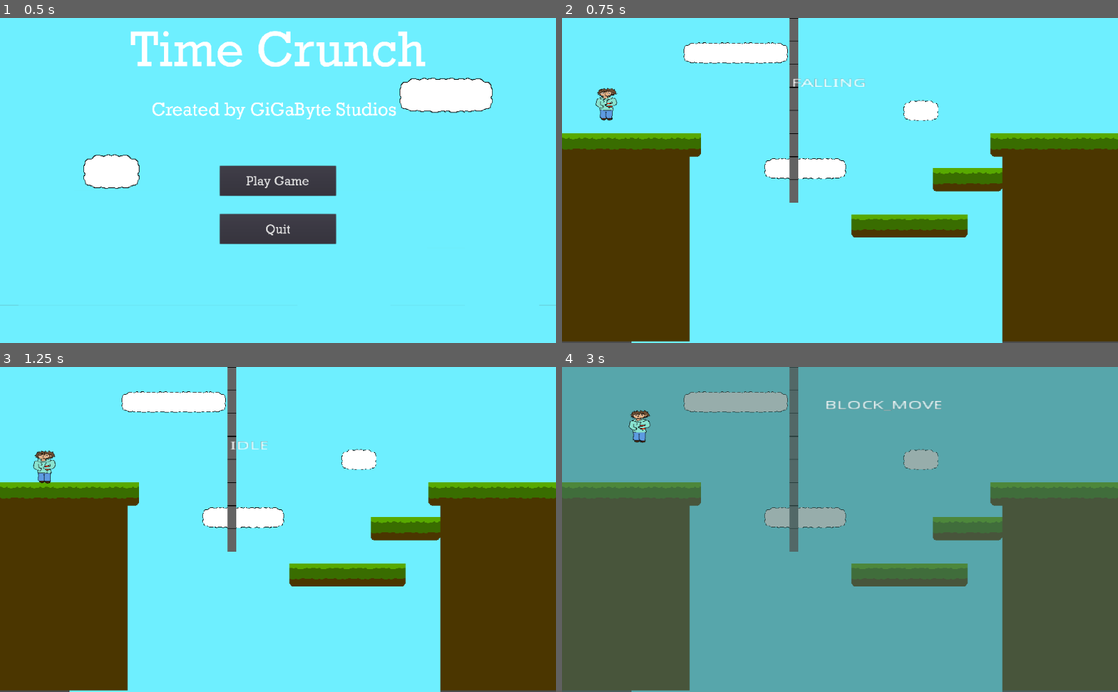
Above: before the commit, frames 1-4 (two rows, left to right).
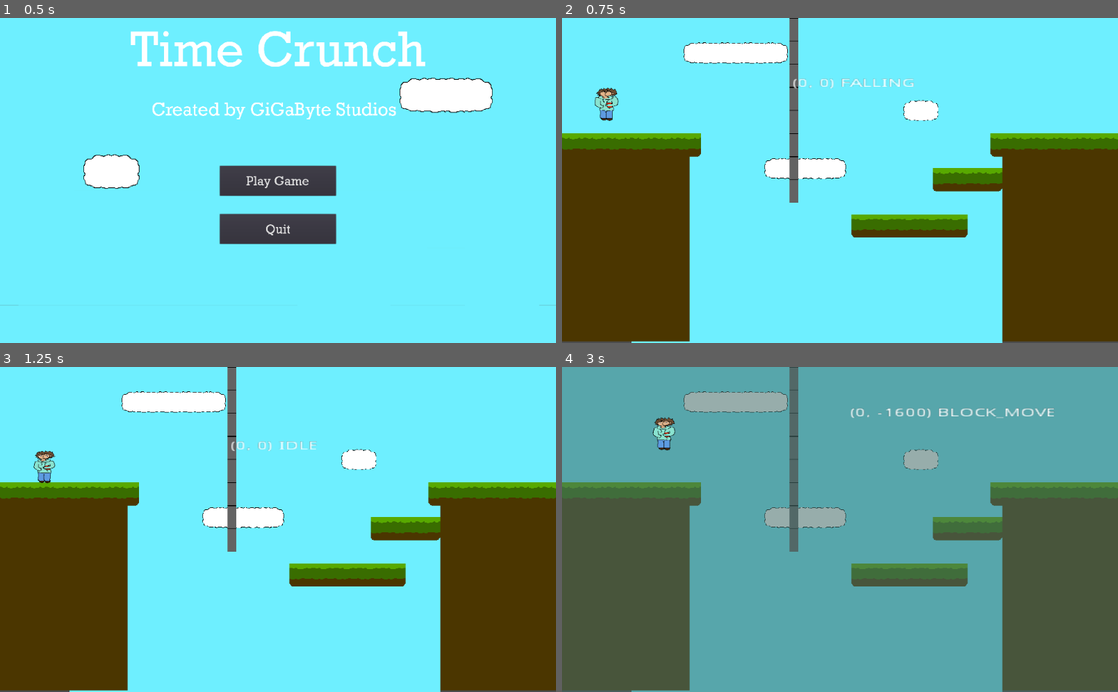
Above: after the commit, the same moments.

Repository: AspireToDev/Final-Project-Game-Jam
Game: Godot game, scene res://UI/Start.tscn
The game is run twice, just before and just after one commit, with the same random seed, the same clock (stepped at 60 frames per second) and the same inputs.
Inputs:
- Up to frame 1 (0.5 s): no input
- Up to frame 2 (0.75 s): click "Play Game" at 0.5 s
- Up to frame 3 (1.25 s): no input
- Up to frame 4 (3 s): hold W (jump) 1.28-2.03 s; hold D (right) 1.28-2.78 s; tap Q (eat_chip) at 2.1 s; tap W (jump) at 2.27, 2.3, 2.57 s; hold A (left) from 2.78 s (still down); hold W (jump) from 2.78 s (still down); tap E (mode_switch) at 2.85 s

Frame 1 is identical in both runs. In frame 2, 0.4% of the frame differs, in the area x 5-64%, y 18-32%; in frame 3, 0.3%; in frame 4, 1.2%, in the area x 12-89%, y 10-26%.

Commit message:
Holy Crap the movement works

Diff:
--- /dev/null
+++ b/Project/Camera2.gd
@@ -0,0 +1,12 @@
+extends Camera2D
+
+onready var camera1 = get_node_or_null("/root/Game/Camera1")
+
+
+func _ready():
+	pass
+
+
+
+func _on_Level_2_body_entered(body):
+	pass
--- a/Project/Game.tscn
+++ b/Project/Game.tscn
@@ -1,16 +1,17 @@
-[gd_scene load_steps=36 format=2]
-
-[ext_resource path="res://Eat.gd" type="Script" id=1]
+[gd_scene load_steps=38 format=2]
+
+[ext_resource path="res://StateMachine/Eat.gd" type="Script" id=1]
 [ext_resource path="res://Player/Player.gd" type="Script" id=2]
-[ext_resource path="res://Idle.gd" type="Script" id=3]
+[ext_resource path="res://StateMachine/Idle.gd" type="Script" id=3]
 [ext_resource path="res://Player/StateMachine.gd" type="Script" id=4]
-[ext_resource path="res://Falling.gd" type="Script" id=5]
-[ext_resource path="res://Moving_and_jumping.gd" type="Script" id=6]
-[ext_resource path="res://Block_move.gd" type="Script" id=7]
-[ext_resource path="res://Moving.gd" type="Script" id=8]
-[ext_resource path="res://Jumping.gd" type="Script" id=9]
+[ext_resource path="res://StateMachine/Falling.gd" type="Script" id=5]
+[ext_resource path="res://StateMachine/Moving_and_jumping.gd" type="Script" id=6]
+[ext_resource path="res://StateMachine/Block_move.gd" type="Script" id=7]
+[ext_resource path="res://StateMachine/Moving.gd" type="Script" id=8]
+[ext_resource path="res://StateMachine/Jumping.gd" type="Script" id=9]
 [ext_resource path="res://Assets/Tilesheet.png" type="Texture" id=10]
 [ext_resource path="res://Assets/Time Crunch!.wav" type="AudioStream" id=11]
+[ext_resource path="res://Camera2.gd" type="Script" id=12]
 [ext_resource path="res://Assets/Idle Sprite sheet.png" type="Texture" id=13]
 
 [sub_resource type="TileSet" id=26]
@@ -357,6 +358,9 @@
 "speed": 9.0
 } ]
 
+[sub_resource type="RectangleShape2D" id=27]
+extents = Vector2( 65, 258 )
+
 [node name="Game" type="Node2D"]
 
 [node name="Background" type="TileMap" parent="."]
@@ -382,6 +386,9 @@
 position = Vector2( 269, 441 )
 scale = Vector2( 2.5, 1.5 )
 script = ExtResource( 2 )
+move_speed = 40
+max_move = 150
+leap_speed = 100
 
 [node name="State" type="Label" parent="Player"]
 anchor_left = 0.5
@@ -398,7 +405,7 @@
 [node name="AnimatedSprite" type="AnimatedSprite" parent="Player"]
 frames = SubResource( 14 )
 animation = "Idle"
-frame = 19
+frame = 4
 playing = true
 
 [node name="CollisionPolygon2D" type="CollisionPolygon2D" parent="Player"]
@@ -421,7 +428,7 @@
 [node name="Jumping" type="Node" parent="Player/StateMachine"]
 script = ExtResource( 9 )
 
-[node name="Moving_and_jumping" type="Node" parent="Player/StateMachine"]
+[node name="Moving_and_Jumping" type="Node" parent="Player/StateMachine"]
 script = ExtResource( 6 )
 
 [node name="Falling" type="Node" parent="Player/StateMachine"]
@@ -448,6 +455,7 @@
 position = Vector2( 3072, 0 )
 anchor_mode = 0
 zoom = Vector2( 3, 3 )
+script = ExtResource( 12 )
 
 [node name="Camera3" type="Camera2D" parent="."]
 position = Vector2( 6144, 0 )
@@ -463,3 +471,12 @@
 position = Vector2( 12288, 0 )
 anchor_mode = 0
 zoom = Vector2( 3, 3 )
+
+[node name="Level_2" type="Area2D" parent="."]
+position = Vector2( 3024, 638 )
+
+[node name="CollisionShape2D" type="CollisionShape2D" parent="Level_2"]
+position = Vector2( 47, -275 )
+shape = SubResource( 27 )
+
+[connection signal="body_entered" from="Level_2" to="Camera2" method="_on_Level_2_body_entered"]
--- a/Project/Player/Player.gd
+++ b/Project/Player/Player.gd
@@ -18,9 +18,13 @@
 export var max_leap = 200
 
 func _ready():
-	$StateMachine.set_state("Idle")
+	SM.set_state("Idle")
 
 func _physics_process(_delta):
-	velocity.x = clamp(velocity.x,-max_move,max_move)
-	if $State.text != String(SM.state_name):
-		$State.text = String(SM.state_name)
+	if Input.is_action_pressed("jump"):
+		jump_power.y = clamp(jump_power.y - jump_speed, -max_jump, 0)
+	else:
+		jump_power.y = clamp(jump_power.y + jump_speed, -max_jump, 0)
+	var temp = String(jump_power) + ' ' + SM.state_name
+	if $State.text != temp:
+		$State.text = temp
--- a/Project/Idle.gd
+++ b/Project/StateMachine/Idle.gd
@@ -16,11 +16,13 @@
 	##player.set_animation("Idle")
 
 func physics_process(_delta):
+	if player.is_on_floor():
+		player.velocity.y = 0
 	if not player.is_on_floor():
 		SM.set_state("Falling")
 	if Input.is_action_pressed("left") or Input.is_action_pressed("right"):
 		SM.set_state("Moving")
-	if Input.is_action_just_pressed("jump") and mode == "normal":
+	if Input.is_action_pressed("jump") and mode == "normal":
 		SM.set_state("Jumping")
 	if Input.is_action_just_pressed("mode_switch"):
 		color.visible = true
--- a/Project/Jumping.gd
+++ b/Project/StateMachine/Jumping.gd
@@ -14,7 +14,6 @@
 		var input_vector = Vector2(Input.get_action_strength("right") - Input.get_action_strength("left"),1.0)
 		player.jump_power.x = clamp(player.jump_power.x + (input_vector.x * player.leap_speed), -player.max_leap, player.max_leap)
 	if Input.is_action_pressed("jump"):
-		player.jump_power.y = clamp(player.jump_power.y - player.jump_speed, -player.max_jump, 0)
-	else:
 		player.velocity += player.jump_power
+		player.jump_power = Vector2.ZERO
 		SM.set_state("Falling")
--- a/Project/Moving_and_jumping.gd
+++ b/Project/StateMachine/Moving_and_jumping.gd
@@ -10,8 +10,7 @@
 	if not player.is_on_floor():
 		SM.set_state("Falling")
 
-	player.jump_power.y = clamp(player.jump_power.y - player.jump_speed, -player.max_jump, 0)
-	if Input.is_action_just_pressed("jump"):
+	if Input.is_action_pressed("jump"):
 		player.velocity += player.jump_power
 		SM.set_state("Falling")
 	elif Input.is_action_pressed("left") or Input.is_action_pressed("right"):
Renamed: Project/Block_move.gd -> Project/StateMachine/Block_move.gd
Renamed: Project/Eat.gd -> Project/StateMachine/Eat.gd
Renamed: Project/Falling.gd -> Project/StateMachine/Falling.gd
Renamed: Project/Moving.gd -> Project/StateMachine/Moving.gd
